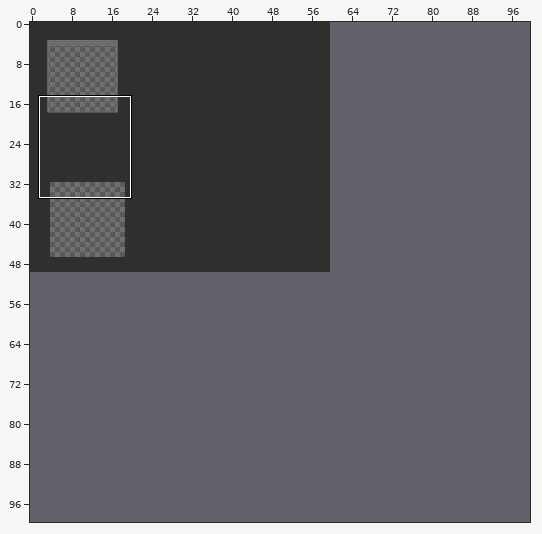
Level history. Tiled map: tmx/test_map.tmx. The first picture is a wide view before the edit; the outline marks the close-up.
Close-up. First the earlier version:
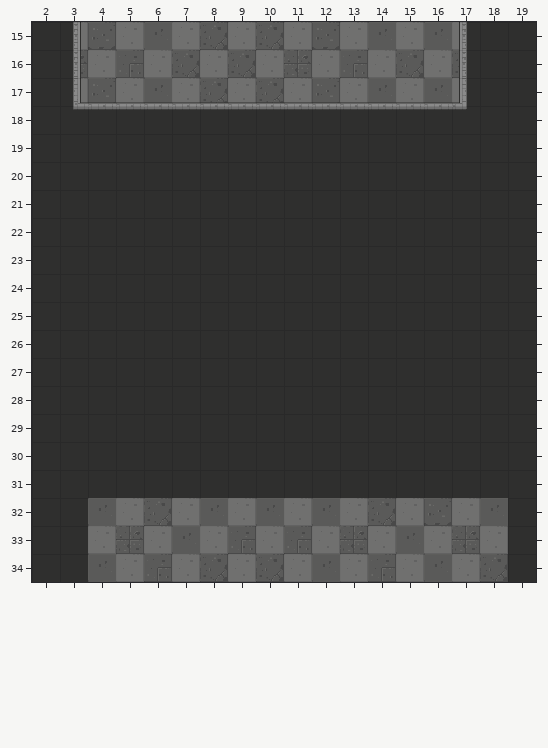
Cells are 32x32 px. Shown: x 2..19, y 15..34. The commit also changed other parts of the map, which this record leaves out.
New version:
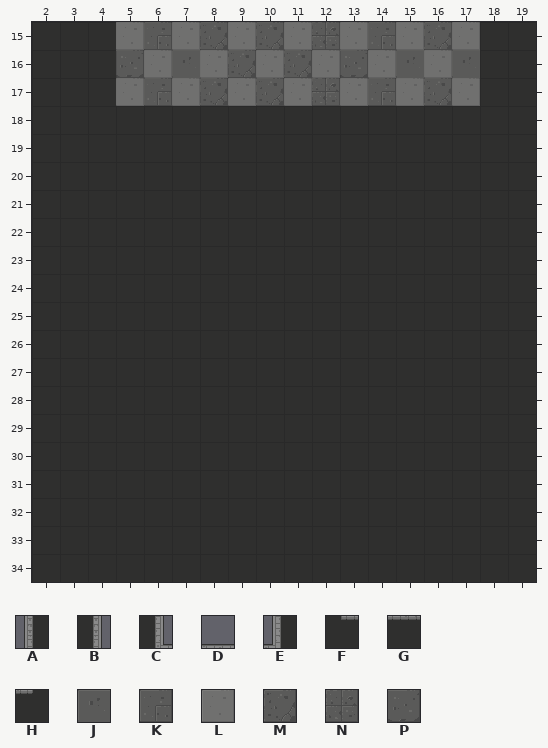
Key: from "tileset_1": A 16, B 18, C 35, D 36, E 37, F 51, G 52, H 53, J 90, K 93, L 95, M 104, N 105, P 109.
_ is an empty cell, # one hidden under a higher layer.
Edits made:
Layer "floor":
y 15: x 3..4 LP -> __
y 16: x 3..4 NL -> __; x 17 M -> J
y 17: x 3..4 LP -> __; x 6 J -> K; x 12 P -> N; x 14 J -> K; x 16 J -> M
y 18: x 3..17 ############### -> _______________
y 32: x 4..18 JLMLJLJLJLMLPLJ -> _______________
y 33: x 4..18 LNLJLKLKLNLJLNL -> _______________
y 34: x 4..18 JLKLMLMLJLKLJLM -> _______________
Layer "walls" (now hidden):
y 15..16: x 3 B -> _; x 17 A -> _
y 17: x 3..17 CDDDDDDDDDDDDDE -> _______________
y 18: x 3..17 FGGGGGGGGGGGGGH -> _______________
Pixel boxes of the changes (left, top, right, bottom) in both close-ups:
changed: (73, 22, 480, 110)
removed: (88, 498, 508, 582)
